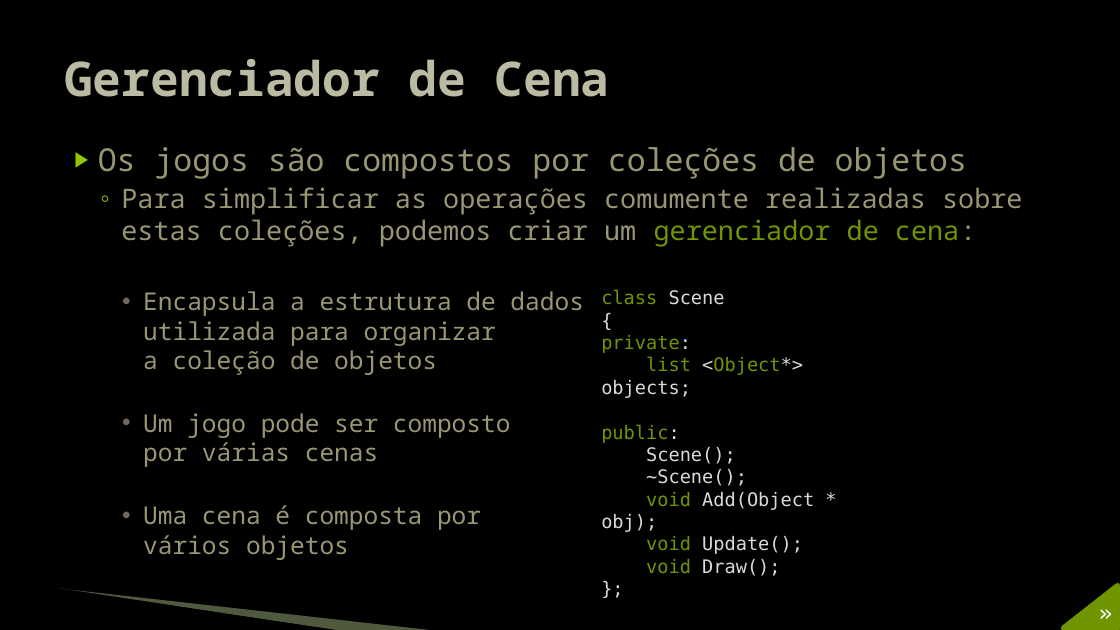
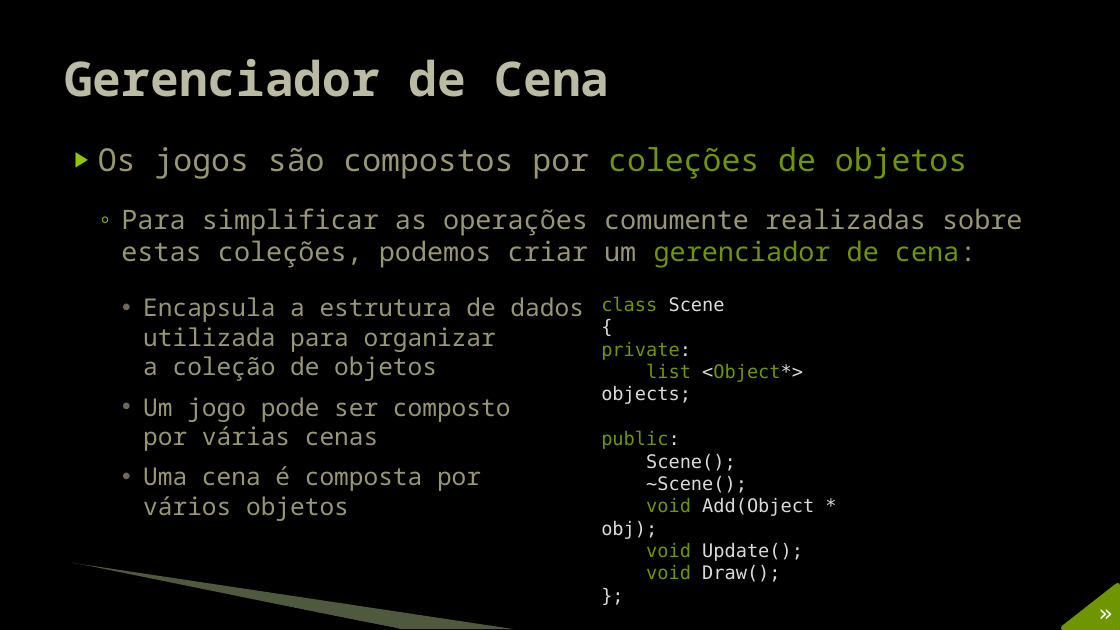
Before and after one commit to JudsonSS/Jogos, a slide deck: slide 5 of Slides/09. Gerenciador de Cena.pptx. Drawn at 1120x630 pixels with LibreOffice and Linux fonts; fonts in the diff are those of the drawing; background and template pictures are left out. Boxes give left, top, right and bottom in pixels: in the first picture for what was removed or moved away, otherwise in the second. Text is boxed around its words. In the diff, an @@ line names an element or a change of style, - is before the commit and + after.

```diff
--- a/Slides/09. Gerenciador de Cena.pptx
+++ b/Slides/09. Gerenciador de Cena.pptx
@@ text at box(98, 147, 1022, 451): text colour #999773 to #6F9400 in "coleções de objetos"; more space between paragraphs @@
@@ text "class Scene": place and size @@
-text "class Scene" at box(601, 290, 814, 576)
+text "class Scene" at box(601, 297, 814, 582)
@@ freeform shape: place and size @@
-freeform shape at box(60, 590, 340, 630)
+freeform shape at box(71, 565, 400, 629)
@@ freeform shape: place and size @@
-freeform shape at box(61, 589, 437, 630)
+freeform shape at box(73, 563, 514, 629)
```
Also in this commit, not shown: 5 other slides changed.
